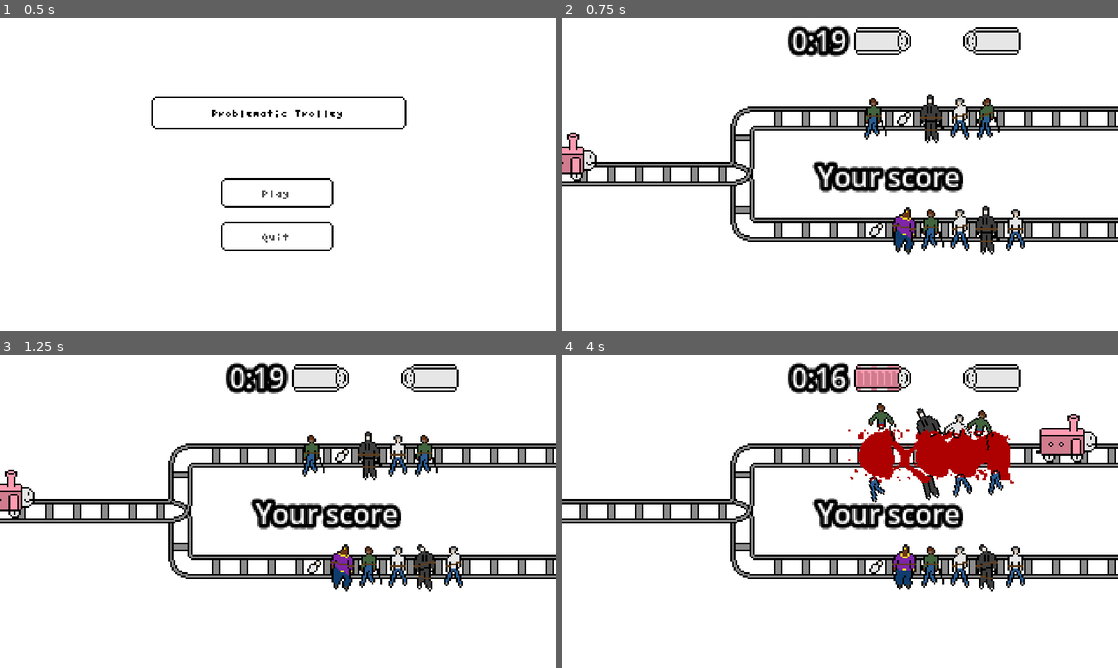
Above: before the commit, frames 1-4 (two rows, left to right).
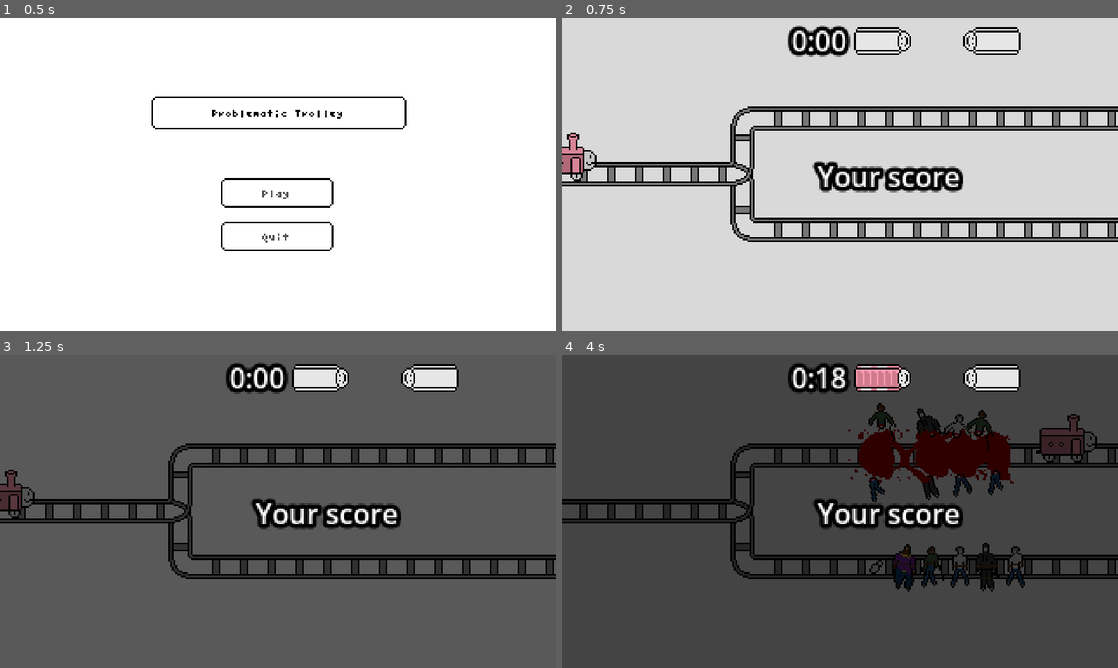
Above: after the commit, the same moments.

Repository: EnzoShoes/problematic-trolley
Game: Godot game, scene res://Scenes/Title Screen/Title Screen.tscn
The game is run twice, just before and just after one commit, with the same random seed, the same clock (stepped at 60 frames per second) and the same inputs.
Inputs:
- Up to frame 1 (0.5 s): no input
- Up to frame 2 (0.75 s): click "Play" at 0.5 s
- Up to frame 3 (1.25 s): no input
- Up to frame 4 (4 s): tap Enter (ui_accept) at 1.25, 1.35, 1.52, 1.82, 2.1, 2.27, 2.57, 2.85, 3.6, 3.77 s; hold W (up) 1.28-2.03 s; hold S (down) 2.03-2.78 s; hold W (up) from 2.78 s (still down)

Frame 1 is identical in both runs. In frame 2, 88% of the frame differs, in the area x 0-100%, y 0-100%; in frame 3, 91%; in frame 4, 91%.

Commit message:
feat(scene_trans) : implemented scene transition in game

Diff:
--- a/test/Scenes/In Game-UI/Scene_Transition.tscn
+++ b/test/Scenes/In Game-UI/Scene_Transition.tscn
@@ -63,3 +63,5 @@
 libraries = {
 "": SubResource("AnimationLibrary_8grah")
 }
+
+[connection signal="animation_finished" from="Control/ColorRect/AnimationPlayer" to="Control" method="_on_animation_player_animation_finished"]
--- a/test/Scenes/In Game-UI/Score bars.tscn
+++ b/test/Scenes/In Game-UI/Score bars.tscn
@@ -65,6 +65,7 @@
 horizontal_alignment = 2
 
 [node name="end_of_game_score" type="Label" parent="Control"]
+layout_mode = 0
 offset_left = 10.6667
 offset_top = 73.6667
 offset_right = 96.6667
--- a/test/Scripts/main_problem_scene.gd
+++ b/test/Scripts/main_problem_scene.gd
@@ -45,12 +45,17 @@
 	victims["bot"].clear()
 
 func load_next_choice():
+	var animation_player = SceneTransition.get_node("Control/ColorRect/AnimationPlayer")
+	SceneTransition.fade_in()
+	await animation_player.animation_finished
 	free_victims(loaded_victims)
 	spawn_victims(randi_range(2, 10), "top")
 	spawn_victims(randi_range(2, 10), "bot")
+	num_choice_made += 1
+	SceneTransition.fade_out()
+
+	await animation_player.animation_finished
 	time_to_solve.start()
-	num_choice_made += 1
-	pass
 
 func bad_choice():
 	load_next_choice()
--- a/test/Scripts/scene_transition.gd
+++ b/test/Scripts/scene_transition.gd
@@ -1,8 +1,20 @@
 extends CanvasLayer
+@onready var color_rect: ColorRect = $Control/ColorRect
+@onready var animation_player: AnimationPlayer = $Control/ColorRect/AnimationPlayer
 
 
-func change_scene (target: String) -> void:
-	$Control/ColorRect/AnimationPlayer.play("Transition")
-	await $Control/ColorRect/AnimationPlayer.animation_finished("Transition")
 
-	$Control/ColorRect/AnimationPlayer.play_backwards("Transition")
+func _process(delta: float) -> void:
+	if Input.is_action_just_pressed("ui_accept"):
+		fade_in()
+	if Input.is_action_just_pressed("ui_cancel"):
+		fade_out()
+
+func fade_in():
+	animation_player.play("Transition")
+	await animation_player.animation_finished
+	animation_player.play_backwards("Transition")
+
+func fade_out():
+	animation_player.play_backwards("Transition")
+	await animation_player.animation_finished
--- a/test/project.godot
+++ b/test/project.godot
@@ -18,6 +18,7 @@
 [autoload]
 
 Globals="*res://Scripts/globals.gd"
+SceneTransition="*res://Scenes/In Game-UI/Scene_Transition.tscn"
 
 [display]
 
Not shown: 1 places in test/Scenes/In Game-UI/Scene_Transition.tscn that only renumber resources
